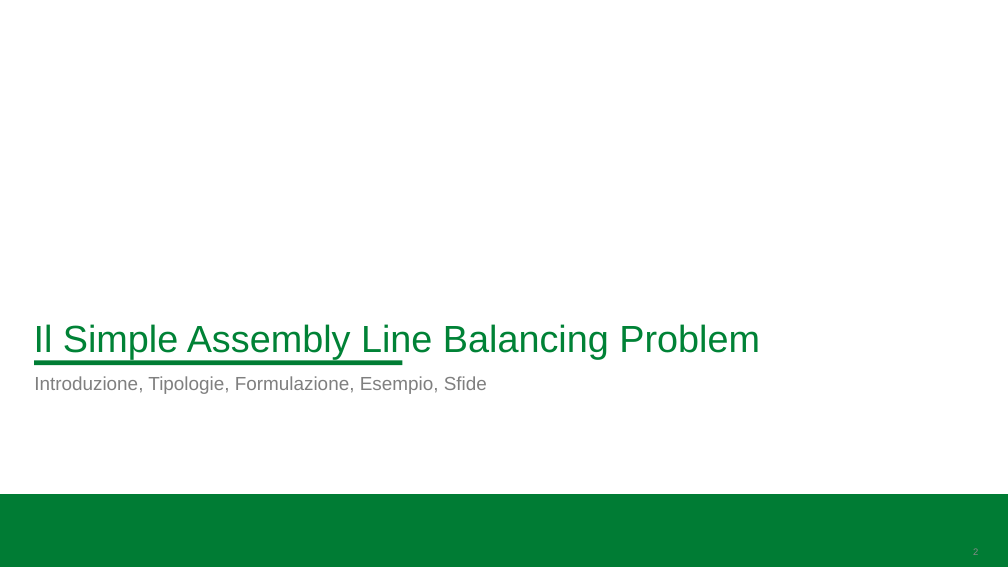
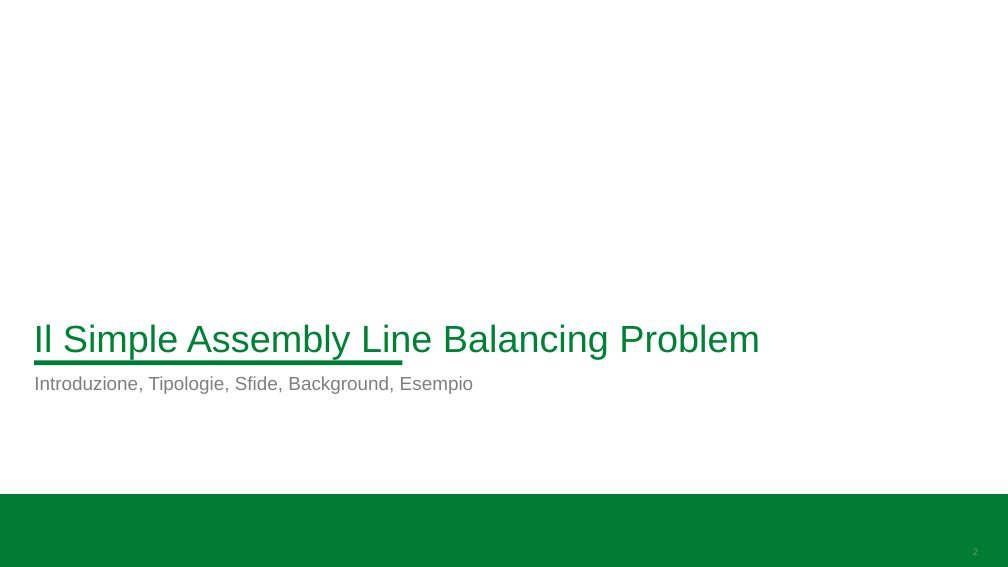
Before and after one commit to BitSquish/Assembly-Line-Balancing, a slide deck: slide 2 of slides/Assembly Line Balancing Problem.pptx. Drawn at 1008x567 pixels with LibreOffice and Linux fonts; fonts in the diff are those of the drawing; background and template pictures are left out. Boxes give left, top, right and bottom in pixels: in the first picture for what was removed or moved away, otherwise in the second. Text is boxed around its words. In the diff, an @@ line names an element or a change of style, - is before the commit and + after.

```diff
--- a/slides/Assembly Line Balancing Problem.pptx
+++ b/slides/Assembly Line Balancing Problem.pptx
@@ text at (34,376,474,394): text changed @@
-Introduzione, Tipologie, Formulazione, Esempio, Sfide
+Introduzione, Tipologie, Sfide, Background, Esempio
```
Also in this commit, not shown: 16 other slides changed, 7 slides added, 13 slides removed, 1 other file.
